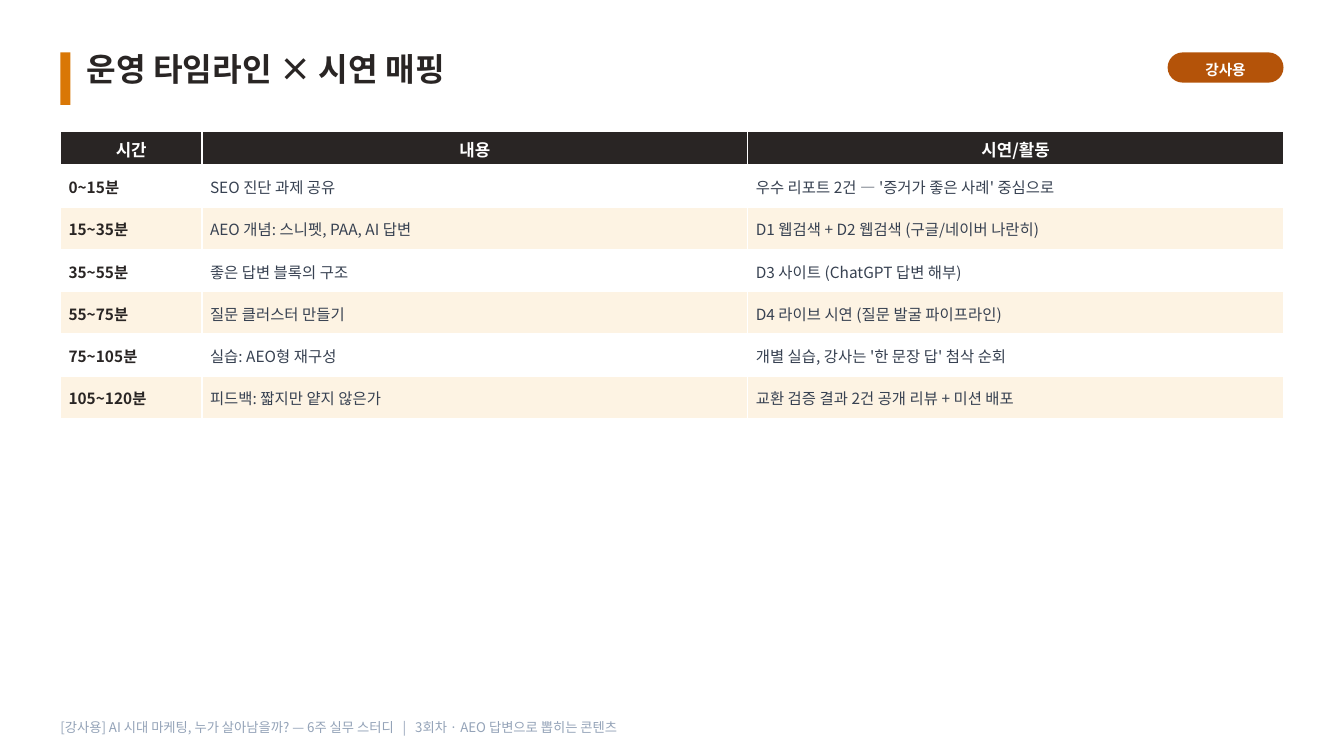
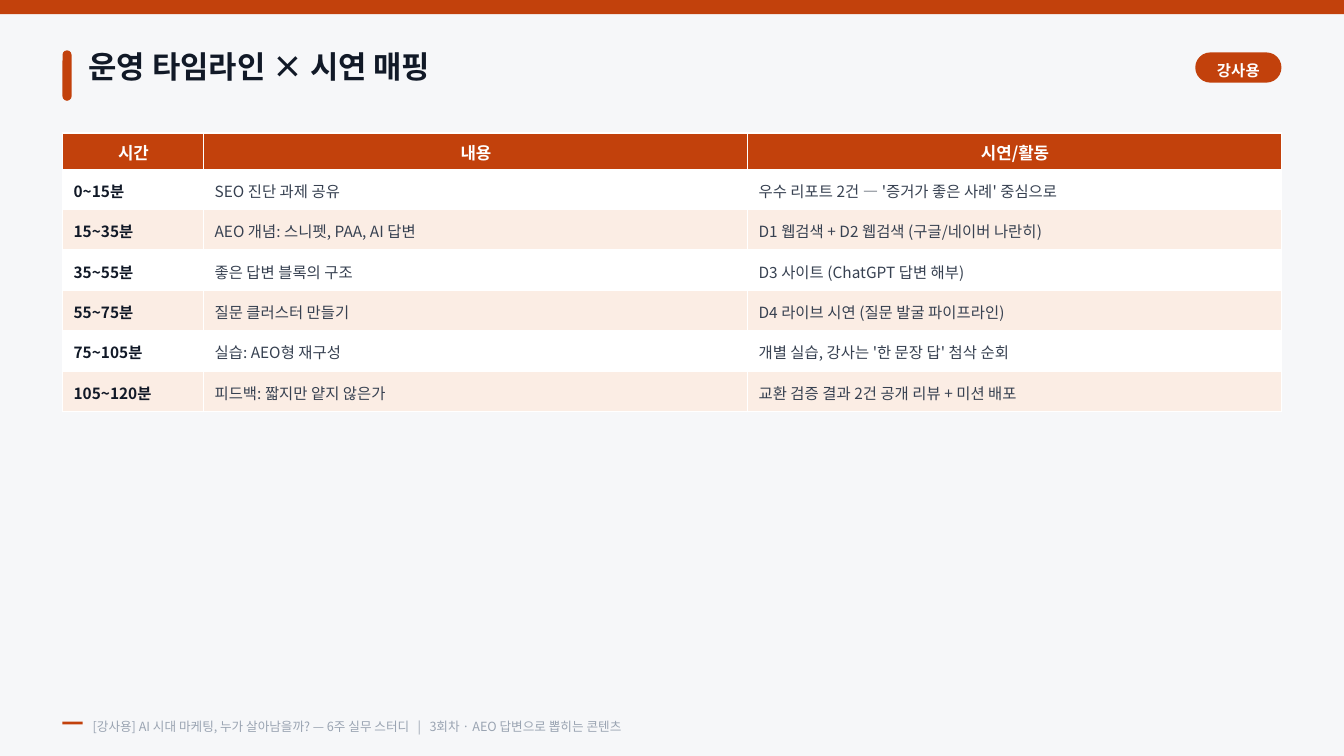
Before and after one commit to recon9973-lang/Design-resources-repository, a slide deck: slide 2 of ai-marketing-6week/강사용/3회차_강사용_미션_시연가이드.pptx. Drawn at 1344x756 pixels with LibreOffice and Linux fonts; fonts in the diff are those of the drawing. Boxes give left, top, right and bottom in pixels: in the first picture for what was removed or moved away, otherwise in the second. Text is boxed around its words. In the diff, an @@ line names an element or a change of style, - is before the commit and + after.

```diff
--- a/ai-marketing-6week/강사용/3회차_강사용_미션_시연가이드.pptx
+++ b/ai-marketing-6week/강사용/3회차_강사용_미션_시연가이드.pptx
@@ rectangle added at (0, 0, 1344, 756), fill #F6F7F9 @@
@@ rectangle added at (0, 0, 1344, 14), fill #C2410C @@
@@ rectangle removed at (60, 52, 71, 105) @@
@@ rounded rectangle added at (63, 50, 72, 101), fill #C2410C @@
@@ text "운영 타임라인 × 시연 매핑" at (89, 52, 431, 81): size 23 to 22 pt, text colour #292524 to #111927; line spacing 1.12 to 1.14 @@
@@ text "강사용": place and size @@
-text "강사용" at (1205, 62, 1245, 77)
+text "강사용" at (1217, 63, 1260, 78)
@@ text "강사용" at (1217, 63, 1260, 78): size 10.5 to 11 pt, letter spacing 0 to 0.2 pt; line spacing 1.12 to 1.14 @@
@@ rounded rectangle: place and size @@
-rounded rectangle at (1168, 52, 1284, 83)
+rounded rectangle at (1196, 52, 1281, 83)
@@ rounded rectangle at (1196, 52, 1281, 83): fill #B45309 to #C2410C @@
@@ table at (63, 133, 1282, 411) @@
@@ fill #292524 to #C2410C in row 1 @@
@@ fill #FDF3E3 to #FBEDE4 in 9 cells @@
@@ text colour #292524 to #111927 in "0~15분", "15~35분", "35~55분", "55~75분" and 2 more places @@
@@ line spacing 1.08 to 1.1 @@
@@ borders changed @@
@@ text "[강사용] AI 시대 마케팅, 누가 ...": place and size @@
-text "[강사용] AI 시대 마케팅, 누가 ..." at (60, 721, 617, 734)
+text "[강사용] AI 시대 마케팅, 누가 ..." at (93, 720, 622, 733)
@@ text "[강사용] AI 시대 마케팅, 누가 ..." at (93, 720, 622, 733): size 9.5 to 9 pt, text colour #94A3B8 to #9AA4B2; line spacing 1.12 to 1.14; vertical alignment top to middle @@
@@ rectangle added at (63, 722, 83, 725), fill #C2410C @@
```
Also in this commit, not shown: 8 other slides changed, 1 slide added, 14 other files.
